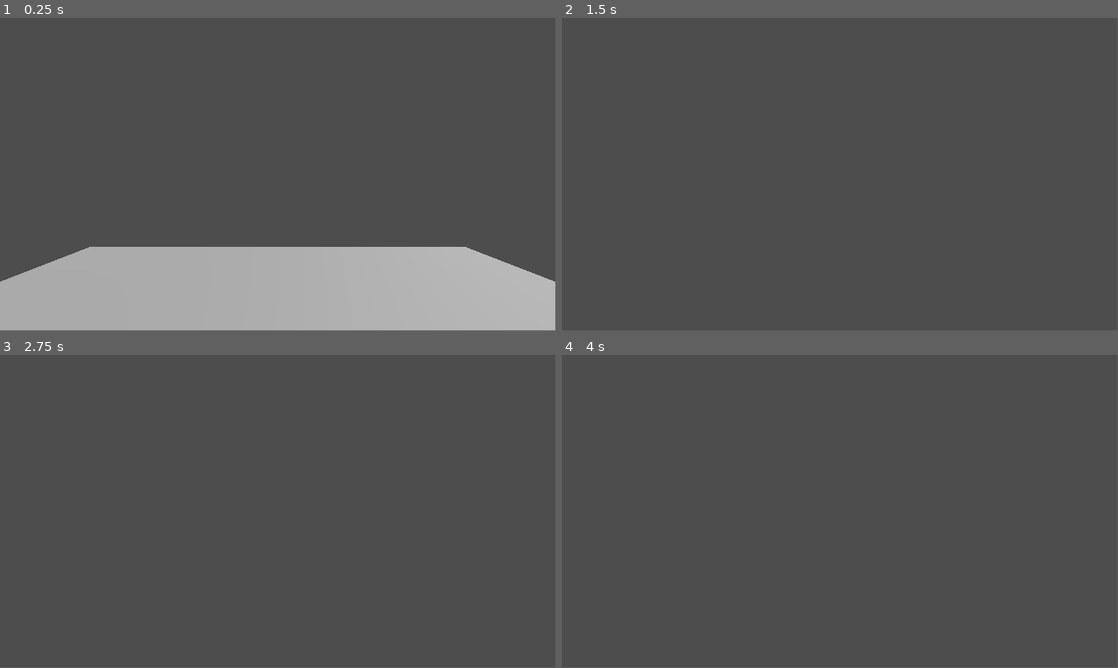
Above: before the commit, frames 1-4 (two rows, left to right).
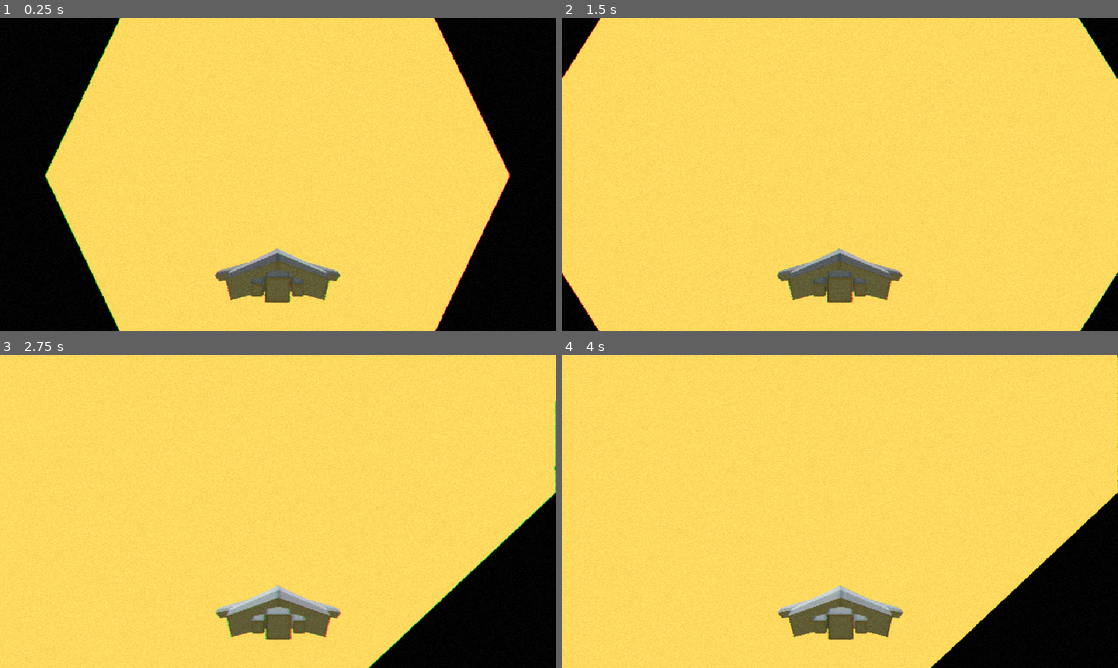
Above: after the commit, the same moments.

Repository: ToasterPanic/space-game-64
Game: Godot game, scene res://scenes/game.tscn
Two runs of this game, one before a commit and one after it. Both use one fixed random seed, a clock stepped at 60 frames per second and the inputs below. Before the commit the project starts from res://scenes/ground.tscn.
Inputs (mouse positions are in pixels of both pictures, inside the frame that each line leads up to):
- Up to frame 1 (0.25 s): no input
- Up to frame 2 (1.5 s): tap Enter (ui_accept) at 0.5, 0.6, 0.77, 1.07 s; move the mouse to (867, 171) at 0.52 s; hold W (move_forward) from 0.53 s (still down); move the mouse to (812, 174) at 1.27 s; tap Alt at 1.35 s
- Up to frame 3 (2.75 s): keep holding W (move_forward); tap Enter (ui_accept) at 1.52, 1.55, 1.82, 2.3 s; move the mouse to (289, 505) at 2.02 s; tap Shift at 2.1 s
- Up to frame 4 (4 s): keep holding W (move_forward); move the mouse to (834, 514) at 2.77 s; tap Enter (ui_accept) at 2.85, 3.02, 3.32, 3.77, 3.8 s; move the mouse to (878, 514) at 3.52 s; tap Alt at 3.6 s
The window is 799x449 before the commit and 800x450 after it. Grey fills any space a smaller window leaves; there, only what the larger window draws over its background counts as a difference.

The runs differ from the first frame. In frame 1, 100% of the frame differs, in the area x 0-100%, y 0-100%; in frame 2, 99%; in frame 3, 99%; in frame 4, 99%.

Commit message:
Ship movement & collision test

Diff:
--- a/project.godot
+++ b/project.godot
@@ -11,8 +11,13 @@
 [application]
 
 config/name="SPACE GAME 64"
-run/main_scene="uid://dxsmvpbrprx5b"
+run/main_scene="uid://f0ygvclgtofg"
 config/features=PackedStringArray("4.6", "Mobile")
+
+[display]
+
+window/size/viewport_width=1280
+window/size/viewport_height=720
 
 [editor_plugins]
 
@@ -64,6 +69,30 @@
 "events": [Object(InputEventJoypadMotion,"resource_local_to_scene":false,"resource_name":"","device":-1,"axis":3,"axis_value":1.0,"script":null)
 ]
 }
+ship_left={
+"deadzone": 0.2,
+"events": []
+}
+ship_right={
+"deadzone": 0.2,
+"events": []
+}
+ship_forward={
+"deadzone": 0.2,
+"events": []
+}
+ship_backwards={
+"deadzone": 0.2,
+"events": []
+}
+rotate_left={
+"deadzone": 0.2,
+"events": []
+}
+rotate_right={
+"deadzone": 0.2,
+"events": []
+}
 
 [physics]
 
@@ -71,6 +100,7 @@
 
 [rendering]
 
+textures/canvas_textures/default_texture_filter=0
 rendering_device/driver.windows="d3d12"
 renderer/rendering_method="mobile"
 textures/default_filters/anisotropic_filtering_level=0
--- a/scenes/game.tscn
+++ b/scenes/game.tscn
@@ -1,34 +1,79 @@
 [gd_scene format=3 uid="uid://f0ygvclgtofg"]
 
-[ext_resource type="PackedScene" uid="uid://cnen6trnllcqy" path="res://models/character-test.fbx" id="1_uwrxv"]
-[ext_resource type="Script" uid="uid://s3qjrm61nwpw" path="res://scripts/player.gd" id="2_yqjtg"]
+[ext_resource type="Script" uid="uid://xol6sqxtln7w" path="res://scripts/game.gd" id="1_lnu2h"]
+[ext_resource type="Texture2D" uid="uid://dnpdbcx6yacie" path="res://textures/placeholder.png" id="1_uwrxv"]
+[ext_resource type="Script" uid="uid://din3hfw6gk6m4" path="res://scripts/ship_player.gd" id="1_yqjtg"]
+[ext_resource type="PackedScene" uid="uid://bsgkqnjb6ic6h" path="res://models/ship.fbx" id="4_iywne"]
+[ext_resource type="Shader" uid="uid://bamw7w21acwr4" path="res://shaders/retro_pixel.gdshader" id="4_lbhrr"]
 
-[sub_resource type="CapsuleShape3D" id="CapsuleShape3D_yqjtg"]
-radius = 0.3
-height = 2.4
+[sub_resource type="Environment" id="Environment_uwrxv"]
+background_mode = 1
+ambient_light_source = 2
+ambient_light_color = Color(0.37036446, 0.3703645, 0.37036443, 1)
 
-[node name="Game" type="Node3D" unique_id=1916199610]
+[sub_resource type="SphereShape3D" id="SphereShape3D_uwrxv"]
+radius = 5.0
 
-[node name="Player" type="CharacterBody3D" parent="." unique_id=1510734023]
-script = ExtResource("2_yqjtg")
+[sub_resource type="StandardMaterial3D" id="StandardMaterial3D_lnu2h"]
+emission_enabled = true
+emission = Color(1, 0.7882353, 0, 1)
 
-[node name="CollisionShape3D" type="CollisionShape3D" parent="Player" unique_id=442795404]
-transform = Transform3D(1, 0, 0, 0, 1, 0, 0, 0, 1, 0, 1.2, 0)
-shape = SubResource("CapsuleShape3D_yqjtg")
+[sub_resource type="ShaderMaterial" id="ShaderMaterial_iywne"]
+shader = ExtResource("4_lbhrr")
+shader_parameter/shake = 0.015
+shader_parameter/noiseQuality = 250.0
+shader_parameter/noiseIntensity = 0.001
+shader_parameter/offsetIntensity = 0.0009999999747
+shader_parameter/colorOffsetIntensity = 0.2
+shader_parameter/pixelSize = 640.0000303525
+shader_parameter/grainIntensity = 0.04
+shader_parameter/use_overlay = true
+shader_parameter/use_lens_distortion = false
+shader_parameter/overlay_color = Color(1, 1, 1, 10)
+shader_parameter/lens_distortion_strength = 0.05
 
-[node name="Camera3D" type="Camera3D" parent="Player" unique_id=1839118399]
-transform = Transform3D(-4.371139e-08, 0, -1, 0, 1, 0, 1, 0, -4.371139e-08, 0, 2.15, 0)
+[node name="Space" type="Node3D" unique_id=855322861]
+script = ExtResource("1_lnu2h")
+
+[node name="Sunlight" type="DirectionalLight3D" parent="." unique_id=2063979181]
+
+[node name="WorldEnvironment" type="WorldEnvironment" parent="." unique_id=1277428618]
+environment = SubResource("Environment_uwrxv")
+
+[node name="Player" type="RigidBody3D" parent="." unique_id=698545354]
+transform = Transform3D(1, 0, 0, 0, 1, 0, 0, 0, 1, 0, 0, 4913)
+linear_damp = 4.0
+angular_damp = 16.832
+script = ExtResource("1_yqjtg")
+
+[node name="Placeholder" type="Sprite3D" parent="Player" unique_id=52921020]
+transform = Transform3D(1, 0, 0, 0, 0.5, 0, 0, 0, 1, 0, 0, 0)
+visible = false
+texture = ExtResource("1_uwrxv")
+
+[node name="Camera" type="Camera3D" parent="Player" unique_id=1916892619]
+transform = Transform3D(1, 0, 0, 0, 1, 0, 0, 0, 1, 0, 8, 12)
 fov = 90.0
+far = 999999.0
 
-[node name="character-test" parent="Player" unique_id=1398574842 instance=ExtResource("1_uwrxv")]
-visible = false
+[node name="ship" parent="Player" unique_id=2080348093 instance=ExtResource("4_iywne")]
 
-[node name="CSGBox3D" type="CSGBox3D" parent="." unique_id=808435658]
-transform = Transform3D(1, 0, 0, 0, 1, 0, 0, 0, 1, 1.3236694, -1, 0)
+[node name="CollisionShape3D" type="CollisionShape3D" parent="Player" unique_id=2050655082]
+shape = SubResource("SphereShape3D_uwrxv")
+
+[node name="CSGSphere3D" type="CSGSphere3D" parent="." unique_id=1492795932]
+transform = Transform3D(64, 0, 0, 0, 64, 0, 0, 0, 64, 0, 0, 0)
 use_collision = true
-size = Vector3(3.6473389, 1, 1)
+radius = 64.0
+material = SubResource("StandardMaterial3D_lnu2h")
 
-[node name="WorldEnvironment" type="WorldEnvironment" parent="." unique_id=1392721533]
+[node name="CanvasLayer" type="CanvasLayer" parent="." unique_id=798378190]
 
-[node name="DirectionalLight3D" type="DirectionalLight3D" parent="." unique_id=1474504860]
-transform = Transform3D(0.9296801, -0.29720894, 0.21762764, 0, 0.5907888, 0.8068263, -0.36836794, -0.75009036, 0.5492446, 0, 0, 0)
+[node name="ColorRect" type="ColorRect" parent="CanvasLayer" unique_id=2120752570]
+material = SubResource("ShaderMaterial_iywne")
+anchors_preset = 15
+anchor_right = 1.0
+anchor_bottom = 1.0
+grow_horizontal = 2
+grow_vertical = 2
+color = Color(1, 1, 1, 0)
--- /dev/null
+++ b/scripts/game.gd
@@ -0,0 +1,10 @@
+extends Node3D
+
+
+# Called when the node enters the scene tree for the first time.
+func _ready() -> void:
+	PhysicsServer3D.area_set_param(get_viewport().find_world_3d().space, PhysicsServer3D.AREA_PARAM_GRAVITY, 0.0)
+
+# Called every frame. 'delta' is the elapsed time since the previous frame.
+func _process(delta: float) -> void:
+	$Sunlight.look_at($Player/Camera.global_position)
--- /dev/null
+++ b/scripts/ship_player.gd
@@ -0,0 +1,36 @@
+extends RigidBody3D
+
+const SPEED = 512
+const JUMP_VELOCITY = 4.5
+
+const controller_camera_sensitivity = 2.2
+
+func _handle_controller_rotation_input(delta):
+	var input_dir = Input.get_vector("camera_left", "camera_right", "camera_down", "camera_up")
+
+	print(rotation_degrees)
+
+	rotate_object_local(Vector3.RIGHT, input_dir.y * controller_camera_sensitivity * delta)
+	rotate_object_local(Vector3.UP, -input_dir.x * controller_camera_sensitivity * delta)
+
+	"""var velocity_average = linear_velocity.length()
+	var direction := (transform.basis * Vector3(0, 0, -1)).normalized()
+	if direction:
+		linear_velocity.x = direction.x * velocity_average
+		linear_velocity.y = direction.y * velocity_average
+		linear_velocity.z = direction.z * velocity_average"""
+
+func _physics_process(delta: float) -> void:
+	if Input.is_action_just_pressed("ui_accept"):
+		linear_velocity.y = JUMP_VELOCITY
+
+	_handle_controller_rotation_input(delta)
+
+	# Get the input direction and handle the movement/deceleration.
+	# As good practice, you should replace UI actions with custom gameplay actions.
+	var input_dir := Input.get_vector("ship_left", "ship_right", "move_forward", "move_backwards")
+	var direction := (transform.basis * Vector3(0, 0, input_dir.y)).normalized()
+	if direction:
+		linear_velocity.x = direction.x * SPEED
+		linear_velocity.y = direction.y * SPEED
+		linear_velocity.z = direction.z * SPEED
--- /dev/null
+++ b/shaders/retro_pixel.gdshader
@@ -0,0 +1,93 @@
+shader_type canvas_item;
+
+uniform float shake: hint_range(0, 10) = 0.015;
+uniform float noiseQuality: hint_range(0.1, 250, 0.1) = 250;
+uniform float noiseIntensity: hint_range(0, 0.05, 0.001) = 0.001;
+uniform float offsetIntensity: hint_range(0, 0.05, 0.0001) = 0.0045;
+uniform float colorOffsetIntensity: hint_range(0.1, 1.5, 0.001) = 0.2;
+uniform float pixelSize: hint_range(1, 1024) = 200.0;
+uniform float grainIntensity: hint_range(0, 1) = 0.04; // Intensity of film grain
+
+uniform sampler2D screen_texture : hint_screen_texture, repeat_disable, filter_nearest;
+uniform sampler2D overlay_texture : hint_default_transparent;
+uniform bool use_overlay = true; // Toggle for using overlay texture
+uniform bool use_lens_distortion = true; // Toggle for using lens distortion
+
+uniform vec4 overlay_color : source_color = vec4(1.0, 1.0, 1.0, 10.0); // Allow changing overlay color
+uniform float lens_distortion_strength: hint_range(0, 0.1) = 0.05; // Strength of lens distortion effect
+
+varying vec2 previous_pos; // Previous fragment position
+
+float rand(vec2 co)
+{
+    return fract(sin(dot(co.xy, vec2(12.9898, 78.233))) * 43758.5453);
+}
+
+float verticalBar(float pos, float uvY, float offset)
+{
+    float edge0 = (pos - shake);
+    float edge1 = (pos + shake);
+
+    float x = smoothstep(edge0, pos, uvY) * offset;
+    x -= smoothstep(pos, edge1, uvY) * offset;
+    return x;
+}
+
+void fragment() {
+    vec2 iResolution = 1.0 / SCREEN_PIXEL_SIZE;
+    vec2 uv = FRAGCOORD.xy / iResolution.xy;
+
+    // Calculate velocity
+    vec2 velocity = uv - previous_pos;
+
+    // Apply pixelation effect
+    uv = floor(uv * pixelSize) / pixelSize;
+
+    // Add vertical bars distortion
+    for (float i = 0.0; i < 0.71; i += 0.1313)
+    {
+        float d = mod(TIME * i, 1.7);
+        float o = sin(1.0 - tan(TIME * 0.24 * i));
+        o *= offsetIntensity;
+        uv.x += verticalBar(d, uv.y, o);
+    }
+
+    // Add noise distortion
+    float uvY = uv.y * noiseQuality;
+    uvY = float(int(uvY)) * (1.0 / noiseQuality);
+    float noise = rand(vec2(TIME * 0.00001, uvY));
+    uv.x += noise * noiseIntensity;
+
+    // Add color offset distortion
+    vec2 offsetR = vec2(0.006 * sin(TIME), 0.0) * colorOffsetIntensity;
+    vec2 offsetG = vec2(0.0073 * cos(TIME * 0.97), 0.0) * colorOffsetIntensity;
+
+    float r = texture(screen_texture, uv + offsetR).r;
+    float g = texture(screen_texture, uv + offsetG).g;
+    float b = texture(screen_texture, uv).b;
+
+    vec4 tex = vec4(r, g, b, 1.0);
+
+    // Overlay with an optional texture
+    if (use_overlay) {
+        vec4 overlayColor = texture(overlay_texture, uv) * overlay_color; // Apply overlay color
+        tex = mix(tex, overlayColor, overlayColor.a);
+    }
+
+    // Add film grain
+    float grain = rand(uv) * 2.0 - 1.0; // Range from -1 to 1
+    tex.rgb += grainIntensity * grain;
+
+    // Apply lens distortion
+    if (use_lens_distortion) {
+        vec2 distortion = uv * lens_distortion_strength * (uv - 1.0);
+        vec4 distorted_tex = texture(screen_texture, uv + distortion);
+        tex = mix(tex, distorted_tex, 0.5);
+    }
+
+    // Apply final color
+    COLOR = tex;
+
+    // Store current position for next frame
+    previous_pos = FRAGCOORD.xy / iResolution.xy;
+}
Not shown, added: export_presets.cfg
Not shown, added: models/ship.fbx
Not shown, added: models/ship.fbx.import
Not shown, added: scripts/game.gd.uid
Not shown, added: scripts/ship_player.gd.uid
Not shown, added: shaders/retro_pixel.gdshader.uid
Binary file added: textures/placeholder.png
Not shown, added: textures/placeholder.png.import
Binary file added: textures/ship_texture.png
Not shown, added: textures/ship_texture.png.import
Not shown, changed: README.md
Not shown, added: models/.xdp-ship.fbx-ghjdWc
(and 2 more such lines)
